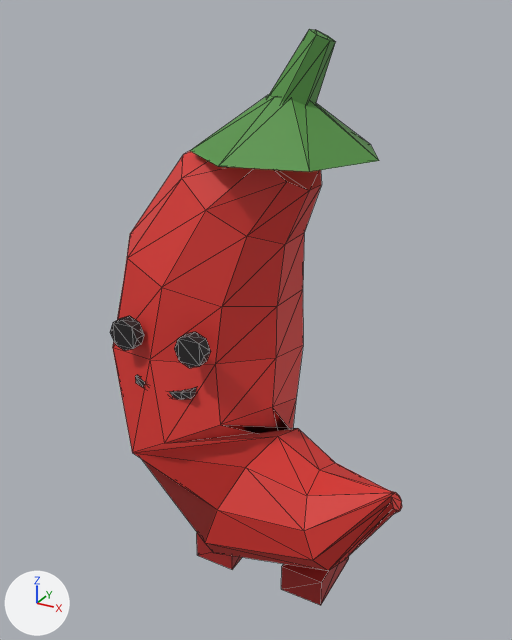
A saved change to the glTF model Assets/Models/Mobs/Chili.glb.
One viewpoint serves both versions: a camera (50 mm lens) standing at (0.614, -1.142, 1.151) and looking at (-0.015, 0.001, 0.58). Arrows for +X, +Y and +Z are at lower left; the lights stay in place. The first picture is the older version. Mesh edges are drawn as thin lines. Vertices at exactly the same position are counted once.

Names of what the first picture shows: 'Chili'.
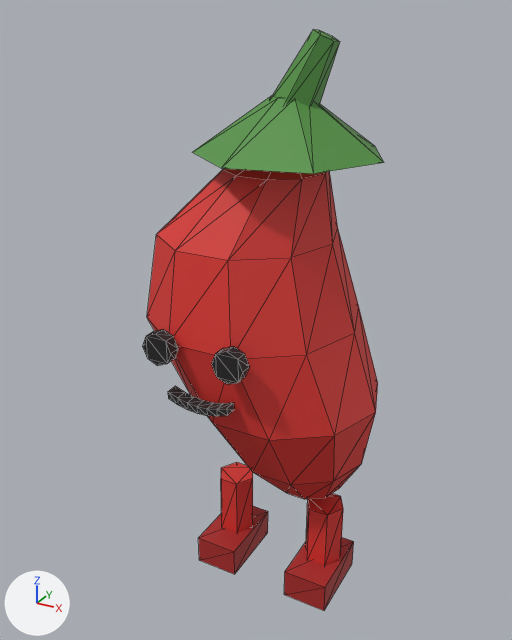
Commit message: fix(art): straighten Chili base above legs

Boxes [x1, y1, x2, y2] around the edits, measured in the pictures (512 x 640 px; the box of a moved part takes in the faces that stretch with it):
'Chili', reshaped (17% narrower): before [110, 29, 402, 605]; after [142, 29, 384, 611]
part 1 of me_chili, moved or reshaped (not visible before): after [221, 462, 253, 532]
part 2 of me_chili, moved or reshaped (not visible before): after [306, 493, 343, 565]
part 3 of me_chili, moved or reshaped: before [190, 95, 379, 172]; after [193, 96, 384, 174]
part 4 of me_chili, moved or reshaped: before [269, 29, 336, 105]; after [272, 29, 340, 107]
part 5 of me_chili, moved or reshaped: before [174, 332, 211, 368]; after [142, 329, 178, 366]
part 6 of me_chili, moved or reshaped: before [110, 316, 144, 351]; after [211, 346, 250, 384]
part 7 of me_chili, moved or reshaped: before [135, 375, 196, 399]; after [168, 386, 234, 416]
part 8 of me_chili, moved or reshaped: before [197, 533, 242, 570]; after [199, 506, 268, 574]
part 9 of me_chili, moved or reshaped: before [281, 556, 349, 605]; after [284, 537, 354, 611]
part 10 of me_chili, rebuilt (20% narrower, 21% shorter): before [113, 151, 402, 571]; after [147, 168, 378, 499]

The change in detail:
me_chili is used by ob_chili; location (0.0, 0.0, 0.0).
me_chili had 206 vertices, 372 faces and spanned x -0.338..0.338, y -0.22..0.22, z 0.0..1.12.
me_chili now has 188 vertices, 336 faces and spans x -0.243..0.243, y -0.222..0.222, z 0.0..1.12.
me_chili part 1: the loose piece of 12 vertices spanning x -0.115..-0.033, y -0.028..0.043, z 0.059..0.196 is moved by (0.012, -0.01, 0.0).
me_chili part 2: the loose piece of 12 vertices spanning x 0.101..0.183, y -0.028..0.043, z 0.059..0.196 is moved by (0.012, -0.01, 0.0).
me_chili part 3: the loose piece of 14 vertices spanning x -0.125..0.211, y -0.145..0.199, z 0.914..1.012 is moved by (0.012, -0.01, 0.0).
me_chili part 4: the loose piece of 12 vertices spanning x -0.001..0.112, y -0.017..0.071, z 0.965..1.12 is moved by (0.012, -0.01, 0.0).
me_chili part 5: the loose piece of 16 vertices spanning x -0.071..-0.008, y -0.203..-0.179, z 0.558..0.621 is moved by (-0.057, -0.019, 0.0).
me_chili part 6: the loose piece of 16 vertices spanning x -0.218..-0.156, y -0.203..-0.179, z 0.558..0.621 is moved by (0.238, -0.019, 0.0).
me_chili part 7: the loose piece of 28 vertices spanning x -0.177..-0.049, y -0.189..-0.165, z 0.472..0.5 is moved by (0.091, -0.019, 0.0).
me_chili part 8: the loose piece of 8 vertices spanning x -0.121..-0.027, y -0.086..0.071, z 0.0..0.064 is moved by (0.012, -0.01, 0.0).
me_chili part 9: the loose piece of 8 vertices spanning x 0.095..0.189, y -0.086..0.071, z 0.0..0.064 is moved by (0.012, -0.01, 0.0).
me_chili part 10: the loose piece of 80 vertices spanning x -0.338..0.338, y -0.22..0.22, z 0.077..0.973 is rebuilt with 62 vertices and now spans x -0.243..0.243, y -0.189..0.222, z 0.196..0.943.
